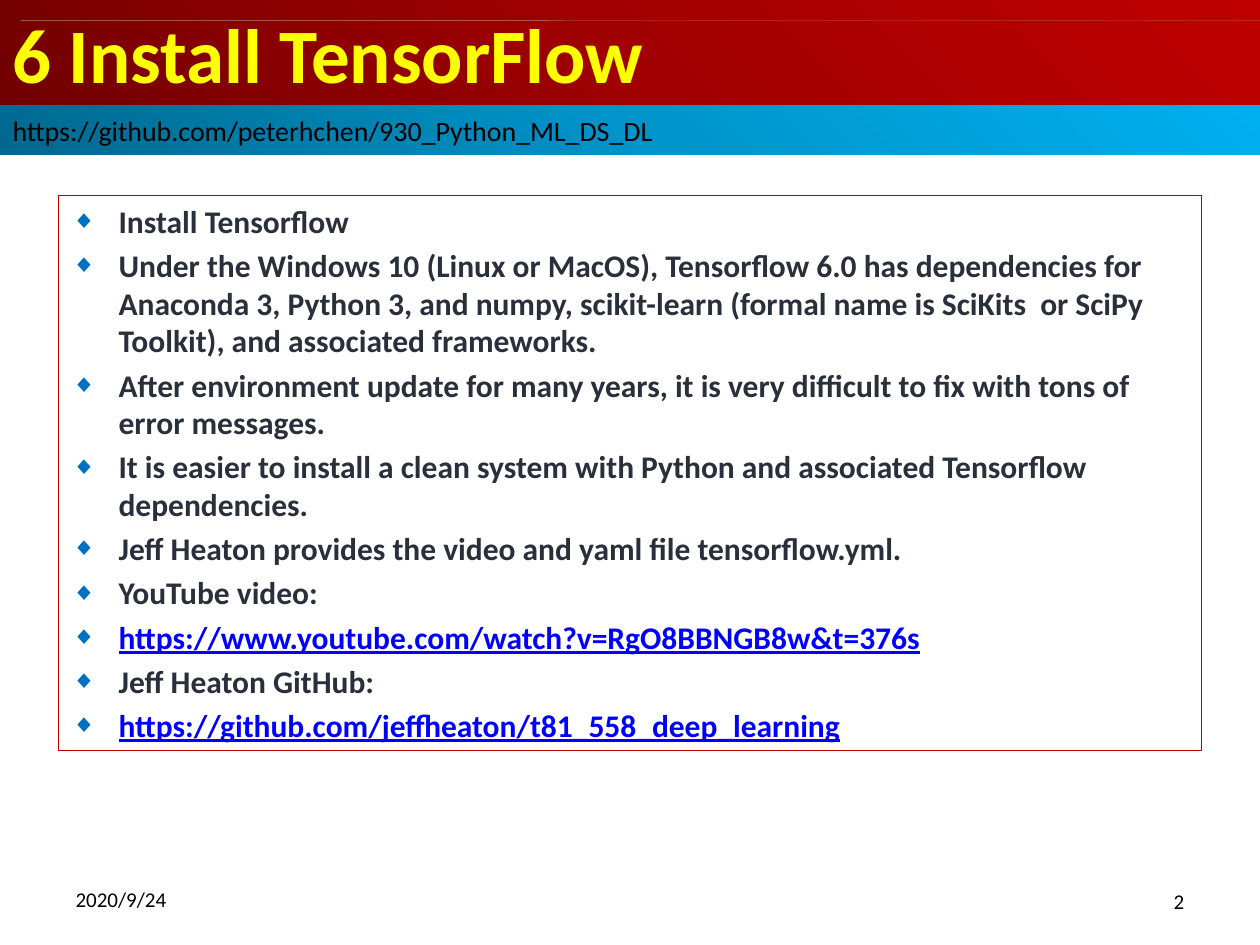
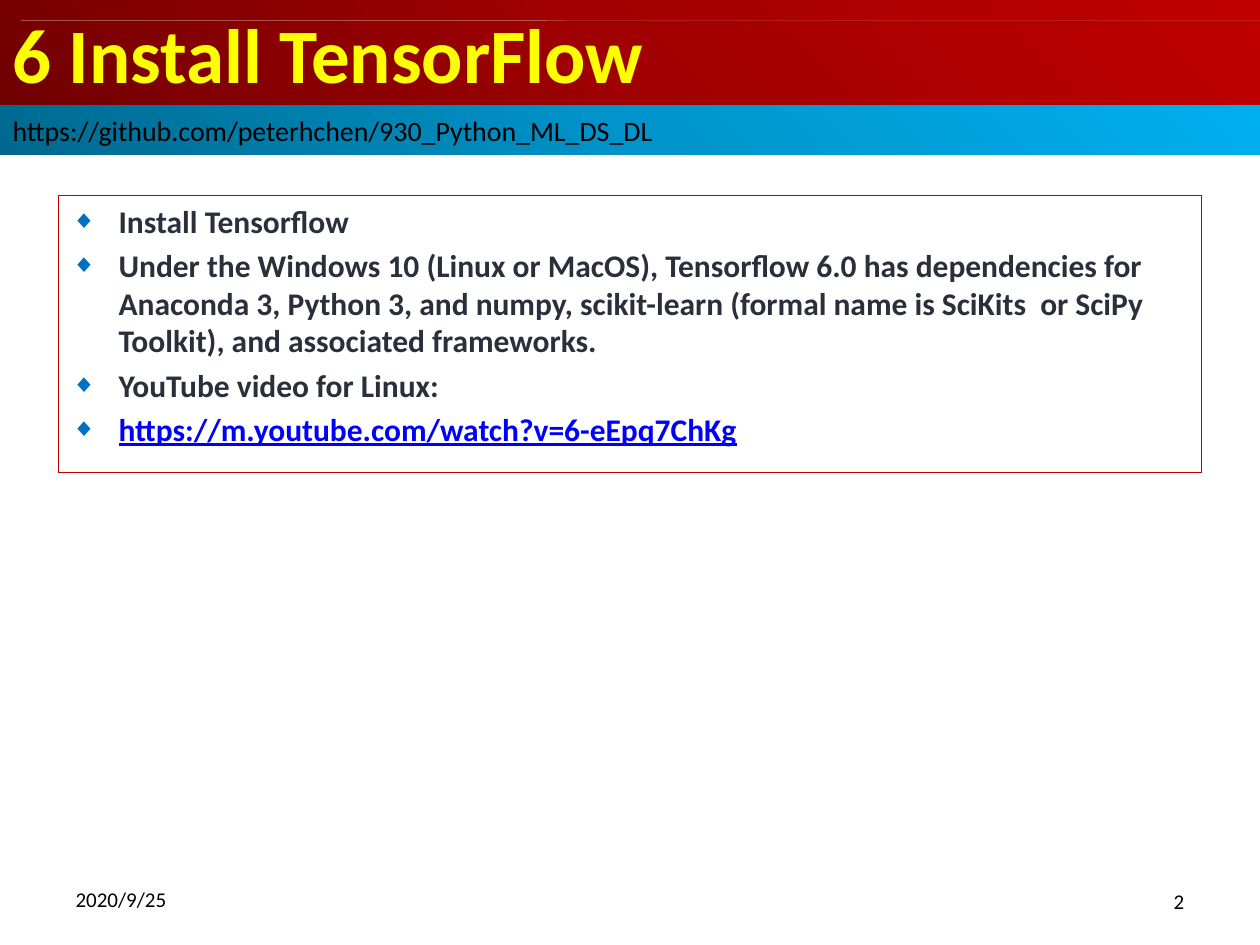
Before and after one commit to peterhchen/900_Python_ML_DS_DL, a slide deck: slide 2 of 006_SetupRunTensorflowLinux.pptx. Drawn at 1260x945 pixels with LibreOffice and Linux fonts; fonts in the diff are those of the drawing. Boxes give left, top, right and bottom in pixels: in the first picture for what was removed or moved away, otherwise in the second. Text is boxed around its words. In the diff, an @@ line names an element or a change of style, - is before the commit and + after.

```diff
--- a/006_SetupRunTensorflowLinux.pptx
+++ b/006_SetupRunTensorflowLinux.pptx
@@ subtitle "Install Tensorflow": place and size @@
-subtitle "Install Tensorflow" at [59,195,1202,750]
+subtitle "Install Tensorflow" at [59,195,1202,472]
@@ subtitle at [119,375,737,447]: text changed; text colour #29303B to #0000FF @@
-◆ After environment update for many years, it is very difficult to fix with tons of error messages.
-◆ It is easier to install a clean system with Python and associated Tensorflow dependencies.
-◆ Jeff Heaton provides the video and yaml file tensorflow.yml.
-◆ YouTube video:
-◆ https://www.youtube.com/watch?v=RgO8BBNGB8w&t=376s
-◆ Jeff Heaton GitHub:
-◆ https://github.com/jeffheaton/t81_558_deep_learning
+◆ YouTube video for Linux:
+◆ https://m.youtube.com/watch?v=6-eEpq7ChKg
@@ text at [76,892,167,908]: text changed @@
-2020/9/24
+2020/9/25
```
Also in this commit, not shown: 2 other slides changed, 24 slides removed, 1 other file.
